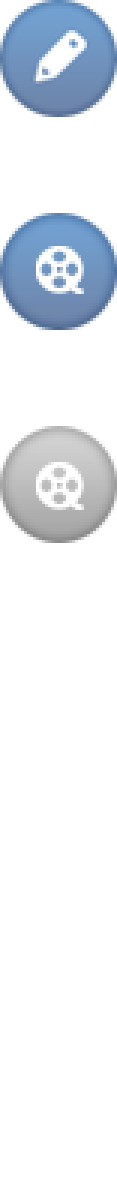
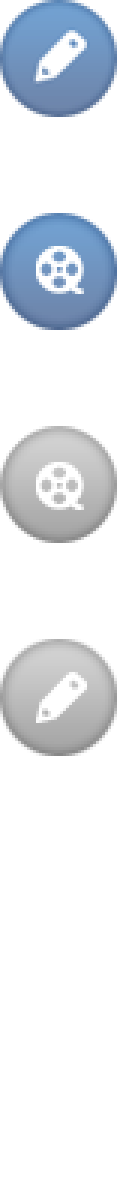
Layer changes from the first 117x1200 image to the second:
added group "组 1" with 2 layers above "2" over [0, 639, 117, 756]
added layer "pencil 副本" in group "组 1" over [36, 672, 87, 723]
added layer "图层 117 副本" in group "组 1" over [0, 639, 117, 756]
